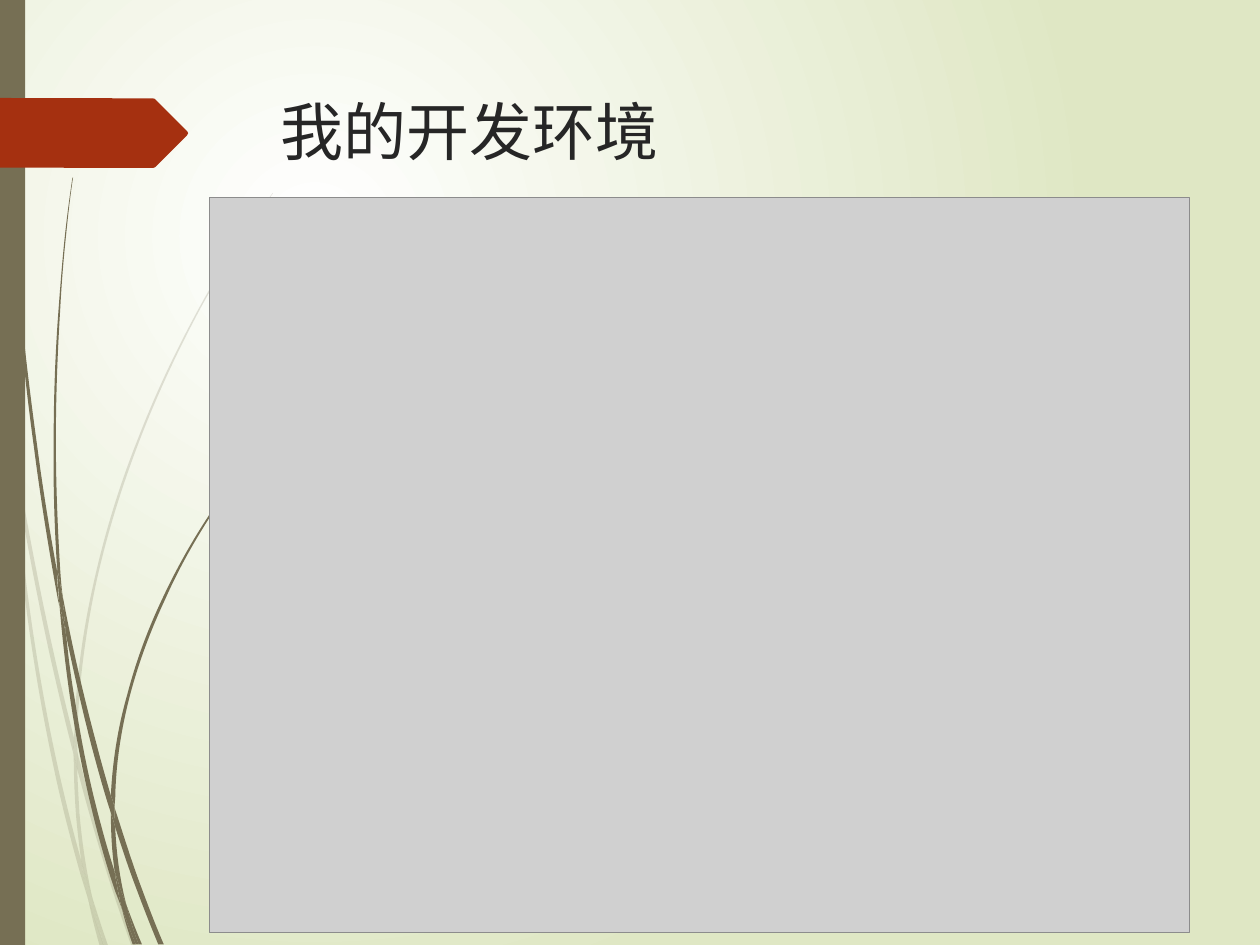
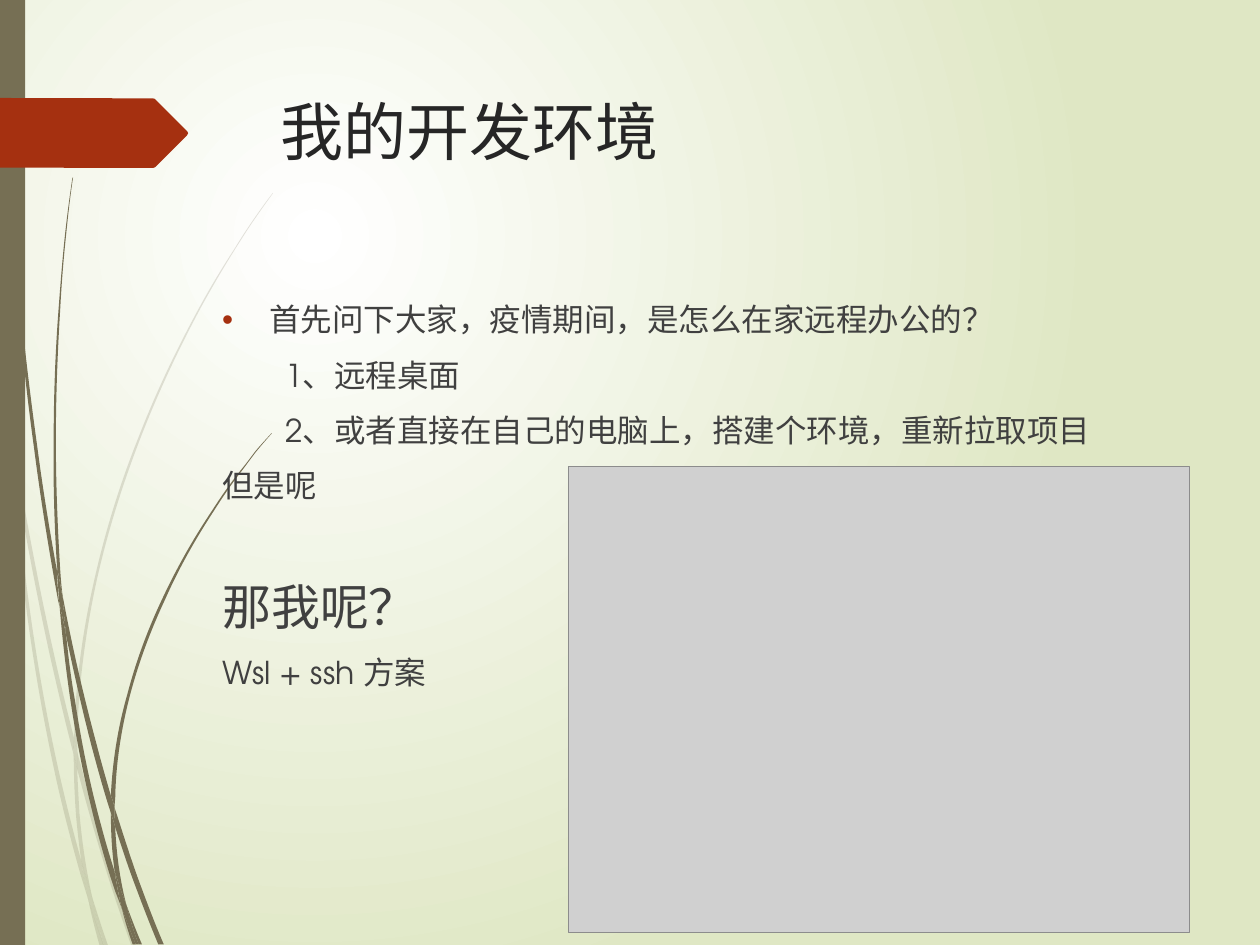
Before and after one commit to niming175/my-wsl-setting, a slide deck: slide 11 of web开发环境概述.pptx. Drawn at 1260x945 pixels with LibreOffice and Linux fonts; fonts in the diff are those of the drawing; grey boxes stand for pictures. Boxes give left, top, right and bottom in pixels: in the first picture for what was removed or moved away, otherwise in the second. Text is boxed around its words. In the diff, an @@ line names an element or a change of style, - is before the commit and + after.

```diff
--- a/web开发环境概述.pptx
+++ b/web开发环境概述.pptx
@@ text added at (222,304,1090,687), 18 pt, text #404040 @@
+• 首先问下大家，疫情期间，是怎么在家远程办公的？
+1、远程桌面
+2、或者直接在自己的电脑上，搭建个环境，重新拉取项目
+但是呢
+那我呢？
+Wsl + ssh 方案
@@ picture: place and size @@
-picture at (209,198,1189,932)
+picture at (568,466,1189,932)
```
Also in this commit, not shown: 2 other slides changed, 5 slides added, 1 other file.
